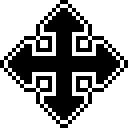
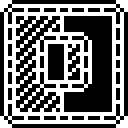
Comparing the layer stacks of the two w=128, h=128 images. Changes:
added layer "arrow_down #16" above "arrow_down #13" over [0, 0, 128, 128]
hid "arrow_down #11" over [0, 0, 128, 128]
